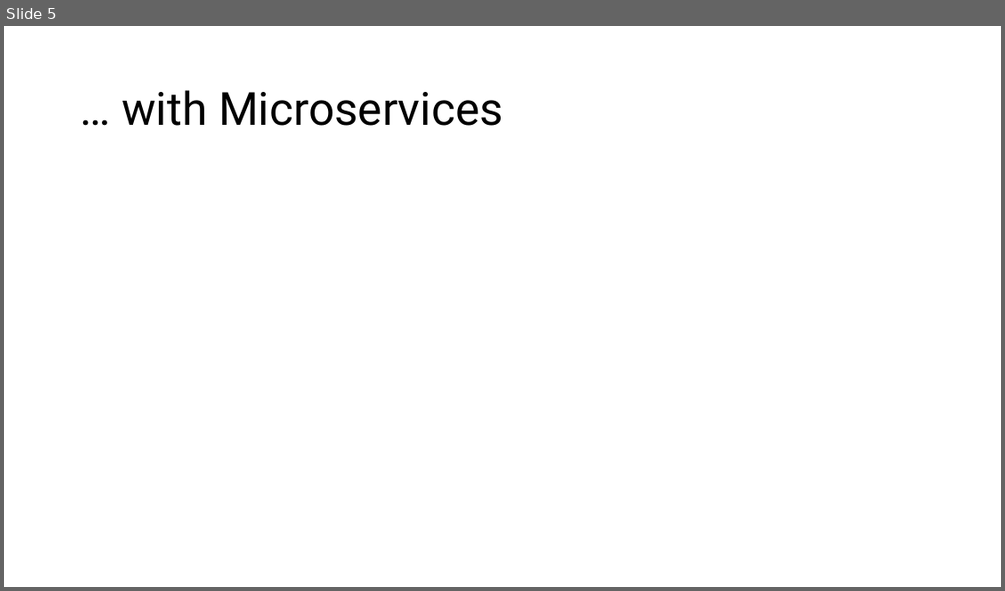
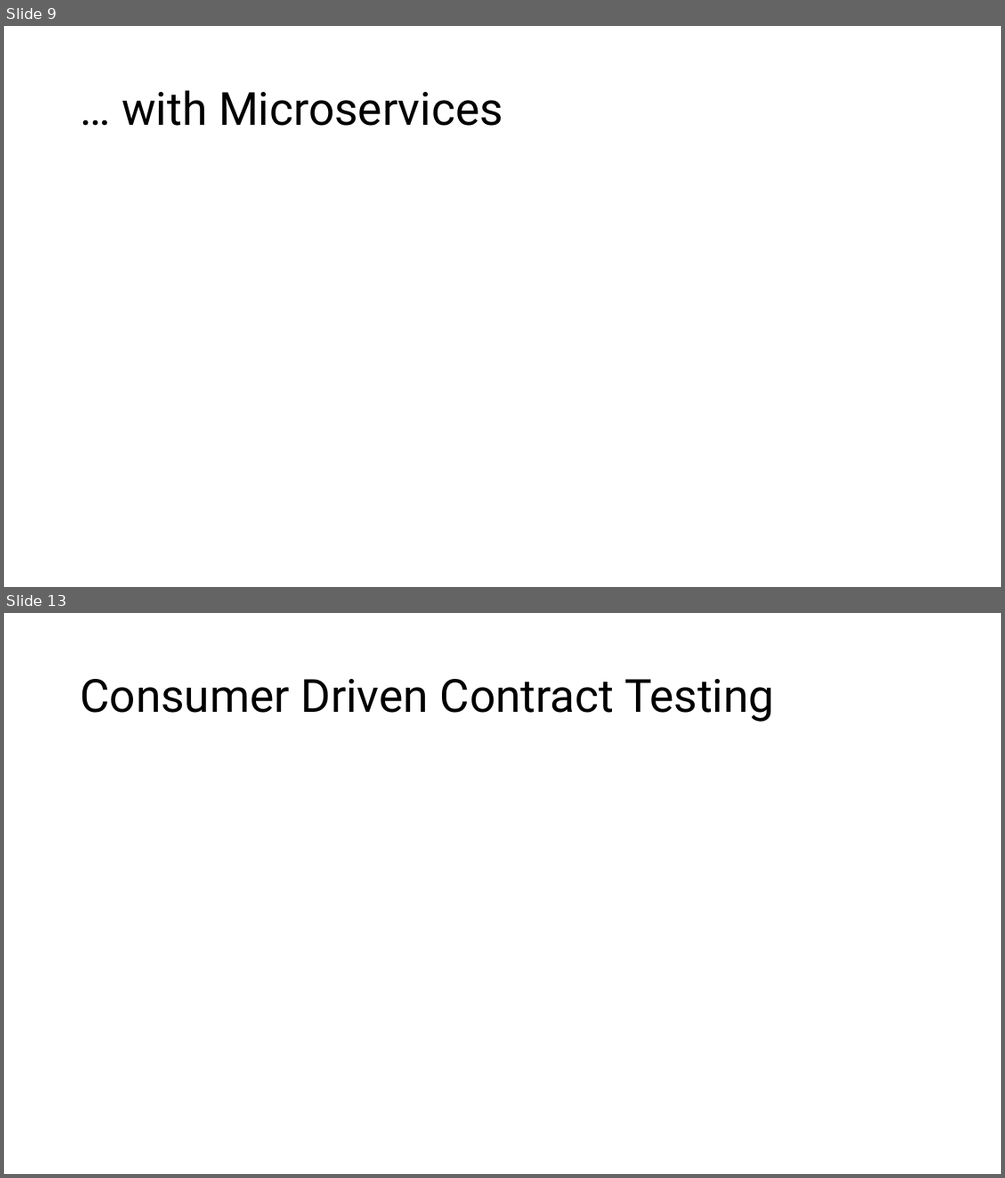
Before and after one commit to m4cx/consumer-driven-contract-testing-pact, a slide deck: powerpoint/Consumer-Driven Contract Tests using PACT.pptx. Shown one above the other, each under a label of ours: slide 5 before the commit, slides 9 and 13 after it; the slides between them are not shown. The pictures are 1005x591 and 1005x1178 pixels, drawn with LibreOffice and Linux fonts; fonts in the diff are those of the drawing. Boxes give left, top, right and bottom in pixels: in the first picture for what was removed or moved away, otherwise in the second. Text is boxed around its words. In the diff, an @@ line names an element or a change of style, - is before the commit and + after.

```diff
--- a/powerpoint/Consumer-Driven Contract Tests using PACT.pptx
+++ b/powerpoint/Consumer-Driven Contract Tests using PACT.pptx
@@ slide 13 added at box(4, 613, 1001, 1174), background #FFFFFF @@
@@ title added at box(80, 679, 774, 722), 44 pt, text #000000 @@
+Consumer Driven Contract Testing
@@ what was slide 5 is now slide 9 @@
```
Also in this commit, not shown: 6 slides changed, 6 other slides added, 2 slides removed.
